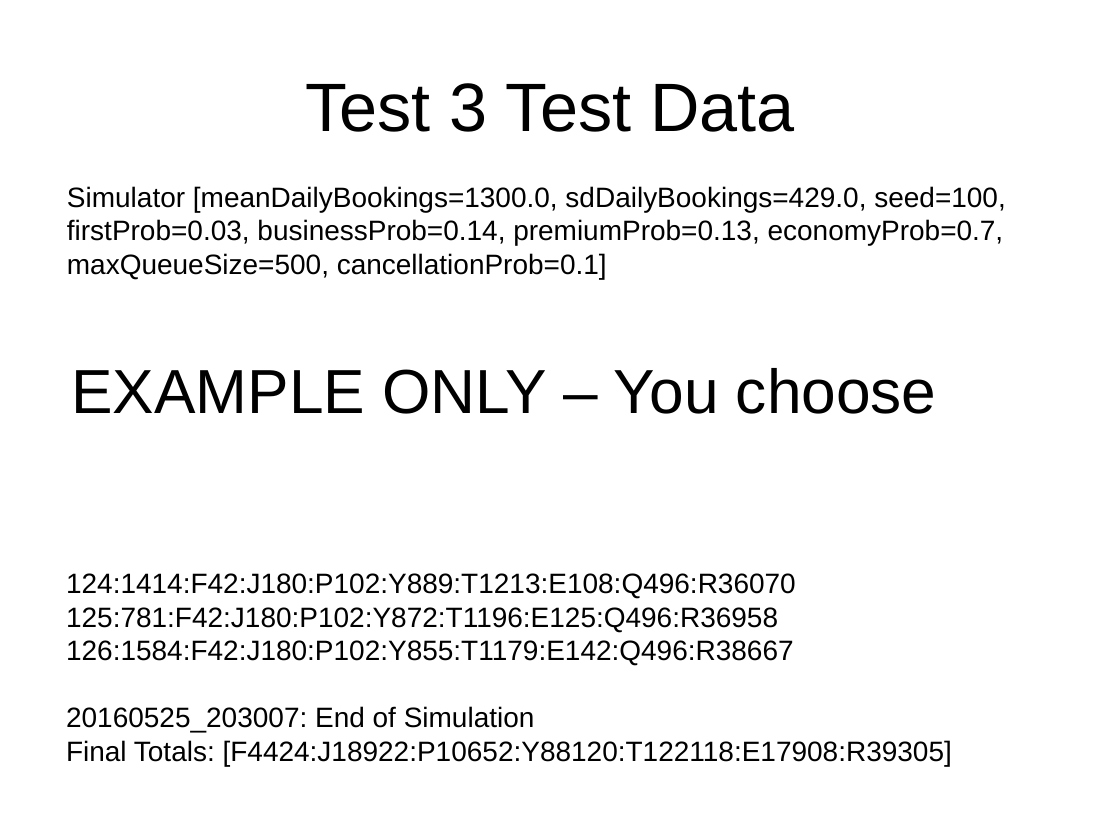
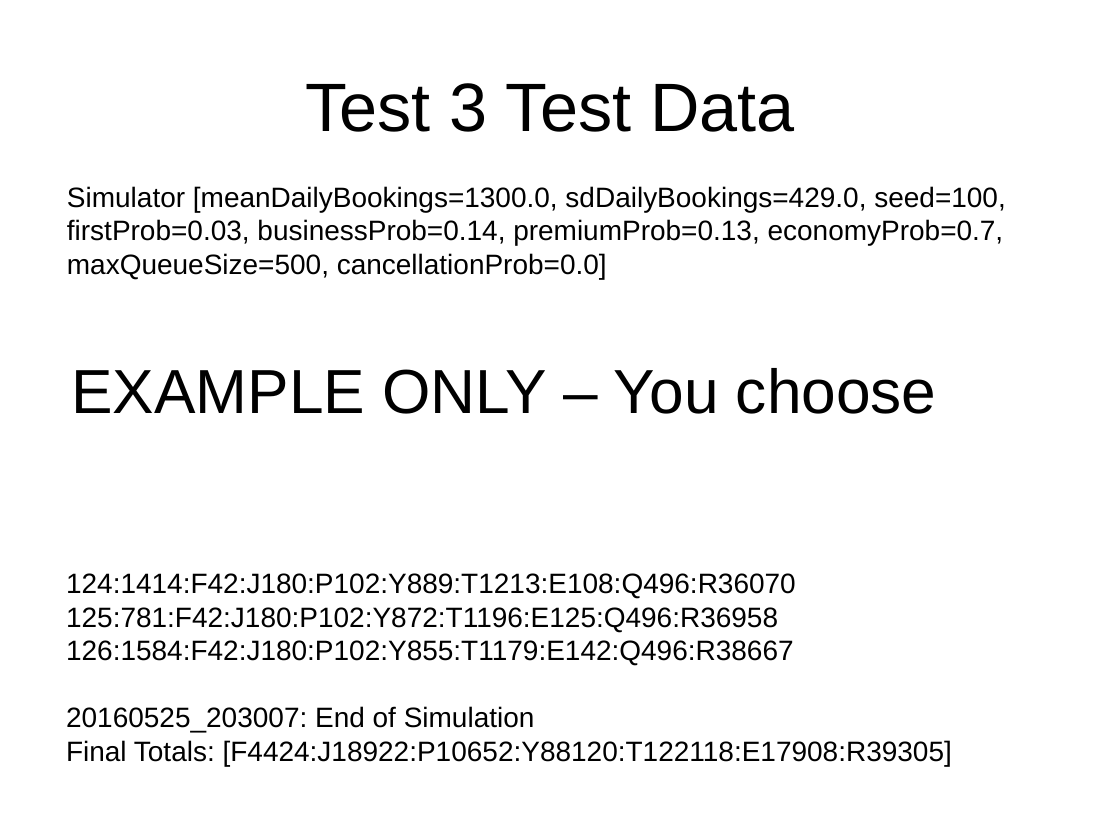
Before and after one commit to mitchellharvey97/Cab302-Ass2-2016, a slide deck: slide 9 of GUITestPlan.pptx. Drawn at 1120x840 pixels with LibreOffice and Linux fonts; fonts in the diff are those of the drawing. Boxes give left, top, right and bottom in pixels: in the first picture for what was removed or moved away, otherwise in the second. Text is boxed around its words. In the diff, an @@ line names an element or a change of style, - is before the commit and + after.

Commit message:
Update Test Plan

```diff
--- a/GUITestPlan.pptx
+++ b/GUITestPlan.pptx
@@ text at [67,186,1005,279]: text changed @@
-Simulator [meanDailyBookings=1300.0, sdDailyBookings=429.0, seed=100, firstProb=0.03, businessProb=0.14, premiumProb=0.13, economyProb=0.7, maxQueueSize=500, cancellationProb=0.1]
+Simulator [meanDailyBookings=1300.0, sdDailyBookings=429.0, seed=100, firstProb=0.03, businessProb=0.14, premiumProb=0.13, economyProb=0.7, maxQueueSize=500, cancellationProb=0.0]
```
Also in this commit, not shown: 7 other slides changed.
